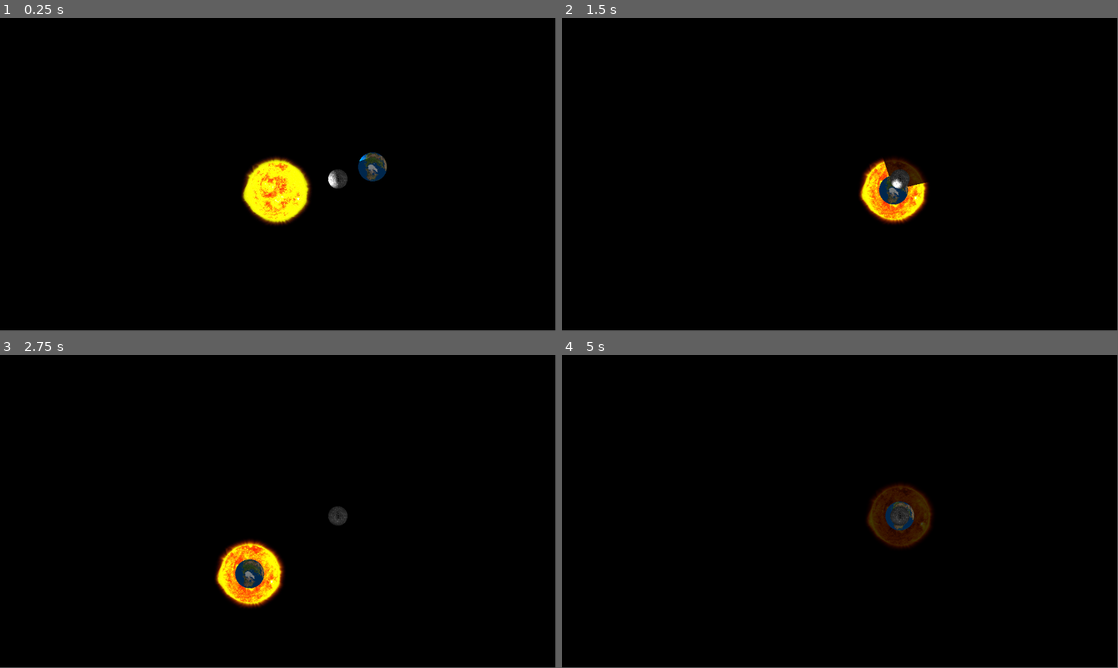
Above: before the commit, frames 1-4 (two rows, left to right).
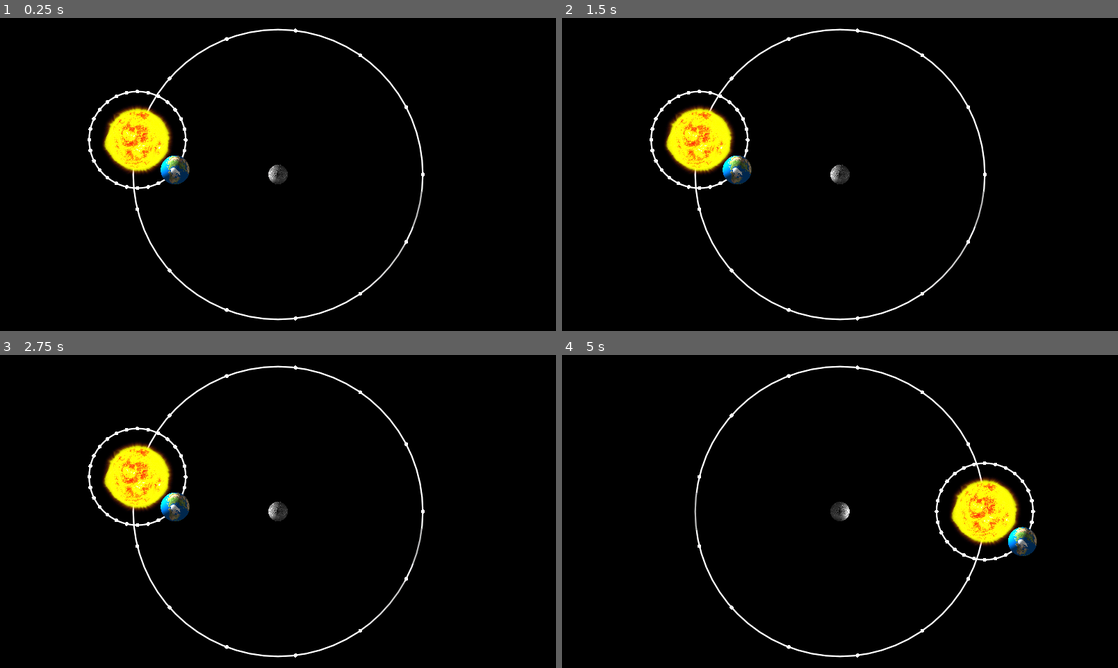
Above: after the commit, the same moments.

Repository: petermthompson/solar-system-puzzle
Game: Godot game, scene res://solar_system/solar_system.tscn
Two runs of this game, one before a commit and one after it. Both use one fixed random seed, a clock stepped at 60 frames per second and the inputs below. The project has no main scene, so this scene is started directly.
Inputs (mouse positions are in pixels of both pictures, inside the frame that each line leads up to):
- Up to frame 1 (0.25 s): no input
- Up to frame 2 (1.5 s): tap Enter at 0.5 s; drag from (840, 190) to (934, 168) at 0.52 s; tap Space at 1.25 s; drag from (934, 168) to (812, 237) at 1.27 s
- Up to frame 3 (2.75 s): tap Enter at 2 s; move the mouse to (339, 514) at 2.02 s; click (339, 514) at 2.17 s
- Up to frame 4 (5 s): tap Space at 2.75, 4.25 s; drag from (812, 574) to (673, 464) at 2.77 s; tap Enter at 3.5 s; move the mouse to (1006, 558) at 3.52 s; click (1006, 558) at 3.67 s; drag from (673, 464) to (901, 514) at 4.27 s
The window is 799x449 before the commit and 800x450 after it. Grey fills any space a smaller window leaves; there, only what the larger window draws over its background counts as a difference.

The runs differ from the first frame. In frame 1, 6.6% of the frame differs, in the area x 15-77%, y 3-97%; in frame 2, 6.1%; in frame 3, 6.3%; in frame 4, 5.9%.

Commit message:
Implement it all

Diff:
--- a/project.godot
+++ b/project.godot
@@ -14,8 +14,13 @@
 config/features=PackedStringArray("4.3", "GL Compatibility")
 config/icon="res://icon.svg"
 
+[display]
+
+window/stretch/mode="canvas_items"
+
 [rendering]
 
 renderer/rendering_method="gl_compatibility"
 renderer/rendering_method.mobile="gl_compatibility"
+textures/vram_compression/import_etc2_astc=true
 environment/defaults/default_clear_color=Color(0, 0, 0, 1)
--- a/solar_system/celestial_body.gd
+++ b/solar_system/celestial_body.gd
@@ -1,4 +1,5 @@
 extends Area2D
+class_name CelestialBody
 
 # Whether the mouse is currently over the celestial body.
 var mouse_is_over: bool = false
@@ -8,6 +9,9 @@
 
 # The movement of the mouse or screen touch during the last frame.
 var movement := Vector2.ZERO
+
+# The position when the body was first clicked
+var prev_global_position := Vector2.ZERO
 
 # Called when the node enters the scene tree for the first time.
 func _ready() -> void:
@@ -25,19 +29,41 @@
 		if event.button_index == MOUSE_BUTTON_LEFT:
 			if event.is_pressed() and not pressed and mouse_is_over:
 				pressed = true
+				prev_global_position = global_position
 			elif event.is_released() and pressed:
-				pressed = false
-				movement = Vector2.ZERO
+				release()
 	elif event is InputEventScreenTouch:
 		if event.index == 0:
 			if event.is_pressed() and not pressed and mouse_is_over:
 				pressed = true
+				prev_global_position = global_position
 			elif event.is_released() and pressed:
-				pressed = false
-				movement = Vector2.ZERO
-	elif event is InputEventMouseMotion:
-		if pressed:
-			movement += event.relative
-	elif event is InputEventScreenDrag:
-		if pressed:
-			movement += event.relative
+				release()
+	elif event is InputEventMouseMotion or event is InputEventScreenDrag:
+		drag(event)
+
+
+func drag(event: InputEvent) -> void:
+	if not pressed:
+		return
+	movement += event.relative
+
+func release() -> void:
+	pressed = false
+	movement = Vector2.ZERO
+	var areas := get_overlapping_areas().filter(func(a) -> bool: return a.get_parent() is Orbit)
+	if areas.size() > 0:
+		var closest_area: Area2D
+		var closest_dis: float = 9999999999
+		for area in areas:
+			var dis := global_position.distance_to(area.global_position)
+			if not is_instance_valid(closest_area) || dis < closest_dis:
+				closest_dis = dis
+				closest_area = area
+
+		if is_instance_valid(closest_area):
+			global_position = closest_area.global_position
+			var orbit: Orbit = closest_area.get_parent()
+			orbit.set_orbiting_body(self, closest_area)
+	else:
+		global_position = prev_global_position
--- /dev/null
+++ b/solar_system/orbit.gd
@@ -0,0 +1,51 @@
+extends Node2D
+class_name Orbit
+
+@export var radius: float
+@export var num_points: int
+@export var suborbit: Orbit
+
+var orbiting_body: CelestialBody
+
+var snap_points: Array[Area2D]
+
+signal changed(orbit: Orbit, body: CelestialBody, index: int)
+
+# Called when the node enters the scene tree for the first time.
+func _ready() -> void:
+	for i in range(0, num_points):
+		var snap := Area2D.new()
+		snap_points.append(snap)
+		add_child(snap)
+		var theta := i * 2 * PI / num_points
+		snap.position = radius * Vector2(cos(theta), sin(theta))
+		var col := CollisionShape2D.new()
+		snap.add_child(col)
+		col.shape = CircleShape2D.new()
+		col.shape.radius = radius * PI / num_points
+
+
+func _draw():
+	draw_circle(Vector2.ZERO, radius, Color.WHITE, false, 2.0, true)
+	for snap in snap_points:
+		draw_circle(snap.position, 4.0, Color.WHITE)
+
+func set_orbiting_body(body: CelestialBody, snap: Area2D):
+	assert(snap.get_parent() == self, "Area2D snap is not a child of " + self.to_string())
+
+	if is_instance_valid(orbiting_body):
+		var swap_snap: Area2D = body.get_parent()
+		var swap_orbit: Orbit = swap_snap.get_parent()
+		self.orbiting_body.reparent(swap_snap)
+		self.orbiting_body.position = Vector2.ZERO
+		swap_orbit.orbiting_body = self.orbiting_body
+		changed.emit(swap_orbit, swap_orbit.orbiting_body, swap_orbit.snap_points.find(swap_snap))
+	body.reparent(snap)
+	body.position = Vector2.ZERO
+	self.orbiting_body = body
+
+	if is_instance_valid(suborbit):
+		suborbit.reparent(snap)
+		suborbit.position = Vector2.ZERO
+
+	changed.emit(self, body, snap_points.find(snap))
--- /dev/null
+++ b/solar_system/solar_system.gd
@@ -0,0 +1,46 @@
+extends Node2D
+
+@onready var sun: CelestialBody = $Sun
+@onready var earth: CelestialBody = $Earth
+@onready var moon: CelestialBody = $Moon
+
+@onready var sun_orbit: Orbit = $SunOrbit
+@onready var earth_orbit: Orbit = $EarthOrbit
+@onready var moon_orbit: Orbit = $MoonOrbit
+
+@onready var date_label: Label = $DateLabel
+
+var sun_correct: bool = false
+var earth_correct: bool = false
+var moon_correct: bool = false
+
+var earth_i = 0
+var moon_i = 0
+
+# Called when the node enters the scene tree for the first time.
+func _ready() -> void:
+	date_label.visible = false
+
+	sun_orbit.changed.connect(on_orbit_change)
+	earth_orbit.changed.connect(on_orbit_change)
+	moon_orbit.changed.connect(on_orbit_change)
+
+	sun_orbit.set_orbiting_body(moon, sun_orbit.snap_points[0])
+	earth_orbit.set_orbiting_body(sun, earth_orbit.snap_points[7])
+	moon_orbit.set_orbiting_body(earth, moon_orbit.snap_points[3])
+
+func on_orbit_change(orbit: Orbit, body: CelestialBody, i: int) -> void:
+	if body == sun:
+		sun_correct = orbit == sun_orbit
+	elif body == earth:
+		earth_correct = orbit == earth_orbit
+		earth_i = i
+	elif body == moon:
+		moon_correct = orbit == moon_orbit
+		moon_i = i
+
+	if sun_correct and earth_correct and moon_correct:
+		date_label.visible = true
+		date_label.text = "2238-" + str(earth_i+1) + "-" + str(moon_i+1)
+	else:
+		date_label.visible = false
--- a/solar_system/solar_system.tscn
+++ b/solar_system/solar_system.tscn
@@ -1,19 +1,47 @@
-[gd_scene load_steps=4 format=3 uid="uid://80qkvyr2rtmr"]
+[gd_scene load_steps=6 format=3 uid="uid://80qkvyr2rtmr"]
 
 [ext_resource type="PackedScene" uid="uid://qlvu8cpjaauf" path="res://solar_system/earth.tscn" id="1_cmyrj"]
+[ext_resource type="Script" path="res://solar_system/solar_system.gd" id="1_fxtem"]
 [ext_resource type="PackedScene" uid="uid://dhsbqn01emddo" path="res://solar_system/sun.tscn" id="2_3b8sx"]
 [ext_resource type="PackedScene" uid="uid://chpejemwxfl3" path="res://solar_system/moon.tscn" id="3_p5rg3"]
+[ext_resource type="Script" path="res://solar_system/orbit.gd" id="4_vxn2m"]
 
 [node name="SolarSystem" type="Node2D"]
+script = ExtResource("1_fxtem")
+
+[node name="Camera2D" type="Camera2D" parent="."]
+
+[node name="SunOrbit" type="Node2D" parent="." node_paths=PackedStringArray("suborbit")]
+light_mask = 0
+z_index = -1
+script = ExtResource("4_vxn2m")
+num_points = 1
+suborbit = NodePath("../EarthOrbit")
+
+[node name="EarthOrbit" type="Node2D" parent="." node_paths=PackedStringArray("suborbit")]
+script = ExtResource("4_vxn2m")
+radius = 300.0
+num_points = 13
+suborbit = NodePath("../MoonOrbit")
+
+[node name="MoonOrbit" type="Node2D" parent="."]
+script = ExtResource("4_vxn2m")
+radius = 100.0
+num_points = 28
 
 [node name="Sun" parent="." instance=ExtResource("2_3b8sx")]
-position = Vector2(573, 359)
 
 [node name="Earth" parent="." instance=ExtResource("1_cmyrj")]
-position = Vector2(773, 309)
 
 [node name="Moon" parent="." instance=ExtResource("3_p5rg3")]
-position = Vector2(701, 334)
 
 [node name="CanvasModulate" type="CanvasModulate" parent="."]
 color = Color(0.501961, 0.501961, 0.501961, 1)
+
+[node name="DateLabel" type="Label" parent="."]
+light_mask = 0
+offset_left = -565.0
+offset_top = -314.0
+offset_right = -525.0
+offset_bottom = -291.0
+theme_override_colors/font_color = Color(1, 1, 1, 1)
Not shown, added: export_presets.cfg
Binary file added: webbuild/Solar System Puzzle.apple-touch-icon.png
Not shown, added: webbuild/Solar System Puzzle.apple-touch-icon.png.import
Binary file added: webbuild/Solar System Puzzle.icon.png
Not shown, added: webbuild/Solar System Puzzle.icon.png.import
Binary file added: webbuild/Solar System Puzzle.png
Not shown, added: webbuild/Solar System Puzzle.png.import
Not shown, added: webbuild/Solar System Puzzle.audio.worklet.js
Not shown, added: webbuild/Solar System Puzzle.html
Not shown, added: webbuild/Solar System Puzzle.js
Not shown, added: webbuild/Solar System Puzzle.pck
Not shown, added: webbuild/Solar System Puzzle.wasm
